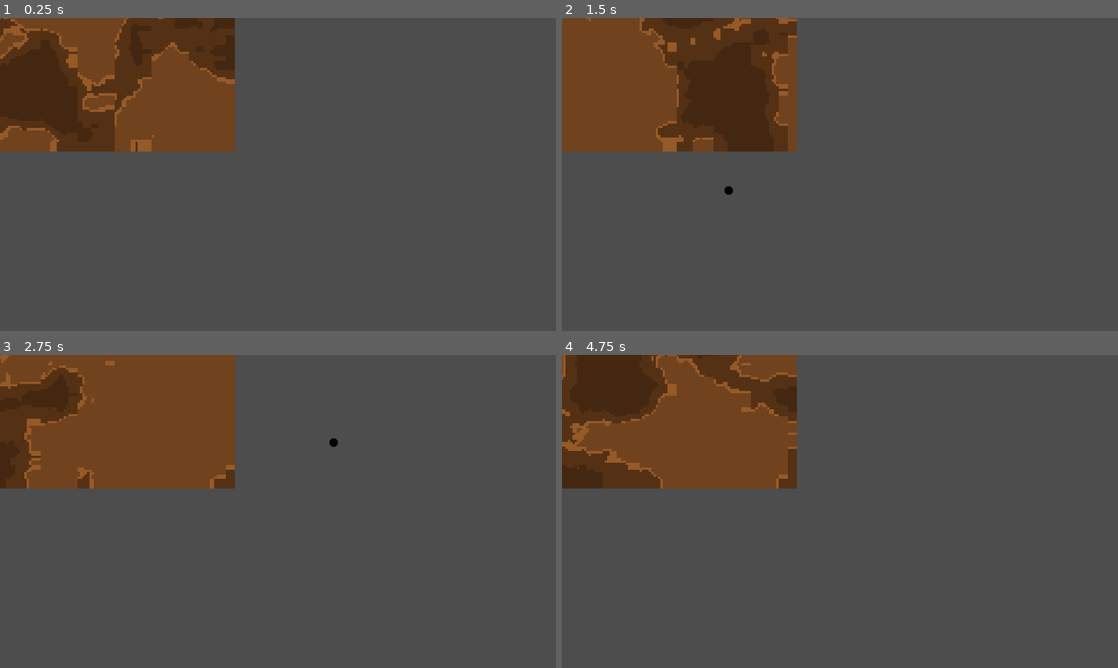
Above: before the commit, frames 1-4 (two rows, left to right).
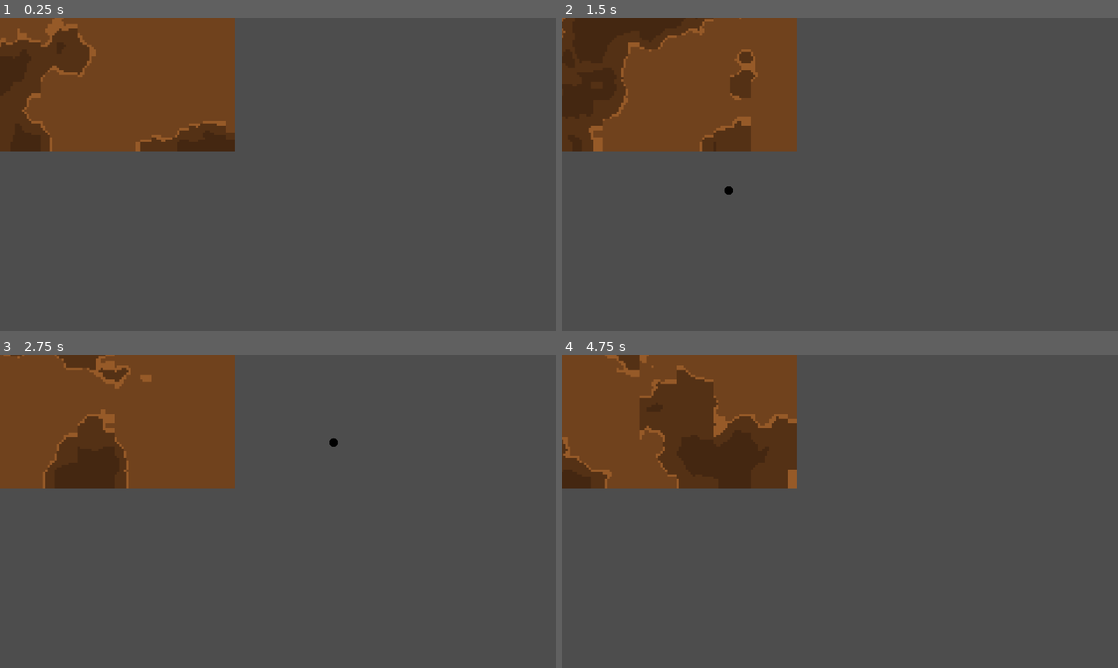
Above: after the commit, the same moments.

Repository: BrodeyYendall/MiningGameGodot
Game: Godot game, scene res://wall.tscn
Two runs of this game, one before a commit and one after it. Both use one fixed random seed, a clock stepped at 60 frames per second and the inputs below.
Inputs (mouse positions are in pixels of both pictures, inside the frame that each line leads up to):
- Up to frame 1 (0.25 s): no input
- Up to frame 2 (1.5 s): tap Enter at 0.5 s; move the mouse to (962, 158) at 0.52 s; click (962, 158) at 0.67 s; tap Space at 0.77, 1.25 s; move the mouse to (728, 190) at 1.27 s; click (728, 190) at 1.42 s
- Up to frame 3 (2.75 s): tap Space at 1.52 s; tap Enter at 2 s; move the mouse to (333, 442) at 2.02 s; click (333, 442) at 2.17 s
- Up to frame 4 (4.75 s): tap Space at 2.75, 3.02, 3.77, 4.25, 4.52 s; move the mouse to (812, 574) at 2.77 s; click (812, 574) at 2.92 s; tap Enter at 3.5 s; move the mouse to (1006, 558) at 3.52 s; click (1006, 558) at 3.67 s; move the mouse to (673, 464) at 4.27 s; click (673, 464) at 4.42 s

The runs differ from the first frame. In frame 1, 10% of the frame differs, in the area x 0-43%, y 0-43%; in frame 2, 12%; in frame 3, 6.8%; in frame 4, 13%.

Commit message:
Code cleanup, moved cutout generation to scene creation rather then manager

Diff:
--- a/crack.gd
+++ b/crack.gd
@@ -14,16 +14,7 @@
 
 var perpendicular_direction
 
-func with_data(start: Vector2, end: Vector2) -> Node2D:
-	self.start = start
-	self.end = end
-	constructor_called = true
-	return self
-
-# Called when the node enters the scene tree for the first time.
-func _ready():
-	assert(constructor_called, "with_data() must be called when creating a Crack scene")
-
+func generate_vertices(start: Vector2, end: Vector2) -> PackedVector2Array:
 	randomize()
 	points.append(start)
 
@@ -47,7 +38,7 @@
 		distance -= segment_size
 
 	points.append(end)
-
+	return points
 
 func _draw():
 	var shorterened_points = points.slice(0, iteration)
--- /dev/null
+++ b/cutout.gd
@@ -0,0 +1,14 @@
+extends StaticBody2D
+
+var cutout_vertices: PackedVector2Array
+
+func with_data(cutout_vertices: PackedVector2Array) -> Node2D:
+	self.cutout_vertices = cutout_vertices
+	return self
+
+func _ready():
+	assert(not cutout_vertices.is_empty(), "cutout created with vertices, please call with_data().")
+	$cutout_shape.set_polygon(cutout_vertices)
+
+func _draw():
+	draw_colored_polygon(PackedVector2Array(cutout_vertices), Color.LIGHT_SLATE_GRAY)
--- a/cutout.tscn
+++ b/cutout.tscn
@@ -1,5 +1,8 @@
-[gd_scene format=3 uid="uid://b36uw2ry80p7a"]
+[gd_scene load_steps=2 format=3 uid="uid://b36uw2ry80p7a"]
+
+[ext_resource type="Script" path="res://cutout.gd" id="1_6oxks"]
 
 [node name="cutout" type="StaticBody2D"]
+script = ExtResource("1_6oxks")
 
 [node name="cutout_shape" type="CollisionPolygon2D" parent="."]
--- a/cutouts_creator.gd
+++ /dev/null
@@ -1,20 +0,0 @@
-extends Node2D
-
-var cutout_scene = preload("res://cutout.tscn")
-
-var cutouts: Array[PackedVector2Array] = []
-
-func _on_cracks_cycle_created(cycle_points: PackedVector2Array):
-	cutouts.append(cycle_points)
-
-	var cutout = cutout_scene.instantiate()
-	var cutout_hitbox: CollisionPolygon2D = cutout.get_node("cutout_shape")
-	cutout_hitbox.set_polygon(cycle_points)
-	add_child(cutout)
-
-	queue_redraw()
-
-
-#func _draw():
-	#for cutout in cutouts:
-		#draw_colored_polygon(PackedVector2Array(cutout), Color.LIGHT_SLATE_GRAY)
--- a/cracks.gd
+++ b/wall.gd
@@ -3,14 +3,12 @@
 @export var crack_distance = 500
 @export var new_crack_hitbox = 40
 
-signal cycle_created(cycle_points: PackedVector2Array)
-
 var hole_scene = preload("res://hole.tscn")
 var crack_scene = preload("res://crack.tscn")
+var cutout_scene = preload("res://cutout.tscn")
+
 var holes = []
-var cracks: Array[Array] = []
 var pathfinder: AStar2D = AStar2D.new()
-var should_redraw = false
 
 func _input(event):
 	if event is InputEventMouseButton && event.is_pressed() && circle_raycast(event.position).is_empty():
@@ -27,16 +25,13 @@
 	for new_connection in new_connections:
 		pathfinder.connect_points(holes.size(), new_connection)
 
-	create_circle(position)
-	should_redraw = true
+	create_hole_scene(position)
 
 func create_new_cracks(new_point_position: Vector2) -> Array[int]:
 	var new_connections: Array[int] = []
 	for i in range(holes.size()):
 		if can_crack_generate(new_point_position, holes[i]):
-			cracks.append([holes[i].position, new_point_position])
-			var crack = crack_scene.instantiate().with_data(holes[i].position, new_point_position)
-			add_child(crack)
+			create_crack_scene(holes[i].position, new_point_position)
 			new_connections.append(i)
 	return new_connections
 
@@ -47,7 +42,6 @@
 	var query = PhysicsRayQueryParameters2D.new()
 	query.set_from(start)
 	query.set_to(end.position)
-
 	var result = get_world_2d().direct_space_state.intersect_ray(query)
 
 	# Return true if the object hit is the target circle. This means that nothing else was in the way.
@@ -68,40 +62,39 @@
 	var points_used = {}
 	for cycle in cycles:
 		var contains_unqiue_points = false
-		var pathVectors = PackedVector2Array()
+		var path_vectors = PackedVector2Array()
 		for point in cycle:
 			if not points_used.has(point):
 				contains_unqiue_points = true
 				points_used[point] = true
-			pathVectors.append(holes[point].position)
+			path_vectors.append(holes[point].position)
 
 		if contains_unqiue_points:
-			pathVectors.append(new_point)
-			cycle_created.emit(pathVectors)
+			path_vectors.append(new_point)
 
+
+		create_cutout_scene(path_vectors)
 
 func circle_raycast(position: Vector2, max_results = 1) -> Array:
 	var query = PhysicsShapeQueryParameters2D.new()
-	var circleShape = CircleShape2D.new()
-	circleShape.set_radius(new_crack_hitbox)
-	query.set_shape(circleShape)
+	var circle_shape = CircleShape2D.new()
+	circle_shape.set_radius(new_crack_hitbox)
+	query.set_shape(circle_shape)
 	query.transform.origin = position
 
 	return get_world_2d().direct_space_state.intersect_shape(query, max_results)
 
-func create_circle(hole_position: Vector2):
+func create_hole_scene(hole_position: Vector2):
 	var hole = hole_scene.instantiate()
-	print("Circle created at " + str(hole_position))
 	hole.position = hole_position
 	add_child(hole)
 	holes.append(hole)
 
+func create_crack_scene(start: Vector2, end: Vector2):
+	var crack = crack_scene.instantiate()
+	var crack_vertices = crack.generate_vertices(start, end)
+	add_child(crack)
 
-func get_equation_between_points(start: Vector2, end: Vector2):
-	pass
-
-
-# Called every frame. 'delta' is the elapsed time since the previous frame.
-func _process(delta):
-	if should_redraw:
-		queue_redraw()
+func create_cutout_scene(path_vectors: PackedVector2Array):
+	var cutout = cutout_scene.instantiate().with_data(path_vectors)
+	add_child(cutout)
--- a/wall.tscn
+++ b/wall.tscn
@@ -1,9 +1,8 @@
-[gd_scene load_steps=7 format=3 uid="uid://dkkjnrvv1puwq"]
+[gd_scene load_steps=6 format=3 uid="uid://dkkjnrvv1puwq"]
 
+[ext_resource type="Script" path="res://wall.gd" id="1_bc856"]
 [ext_resource type="Texture2D" uid="uid://dij4e72doxwqf" path="res://rock_tiles.png" id="2_noi8f"]
-[ext_resource type="Script" path="res://cutouts_creator.gd" id="3_405qy"]
-[ext_resource type="Script" path="res://wall_tiles.gd" id="3_qoec6"]
-[ext_resource type="Script" path="res://cracks.gd" id="4_6n2a2"]
+[ext_resource type="Script" path="res://background.gd" id="3_hyv85"]
 
 [sub_resource type="TileSetAtlasSource" id="TileSetAtlasSource_88y2b"]
 texture = ExtResource("2_noi8f")
@@ -18,17 +17,10 @@
 tile_size = Vector2i(8, 8)
 sources/0 = SubResource("TileSetAtlasSource_88y2b")
 
-[node name="Node2D" type="Node2D"]
+[node name="wall" type="Node2D"]
+script = ExtResource("1_bc856")
 
-[node name="wall_tiles" type="TileMap" parent="."]
+[node name="background" type="TileMap" parent="."]
 tile_set = SubResource("TileSet_7t0gw")
 format = 2
-script = ExtResource("3_qoec6")
-
-[node name="cutout_creator" type="Node2D" parent="."]
-script = ExtResource("3_405qy")
-
-[node name="cracks" type="Node2D" parent="."]
-script = ExtResource("4_6n2a2")
-
-[connection signal="cycle_created" from="cracks" to="cutout_creator" method="_on_cracks_cycle_created"]
+script = ExtResource("3_hyv85")
Renamed: wall_tiles.gd -> background.gd
Not shown, added: craCEC0.tmp
